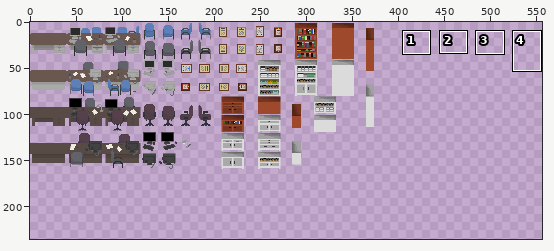
Two versions of one sprite sheet, ProyectosSDL/HolaSDL/levels/TileSheet-ConsultasDespachos.png. Above: a wide view before the commit, with the close-up outlined.
Close-up. The starting point:
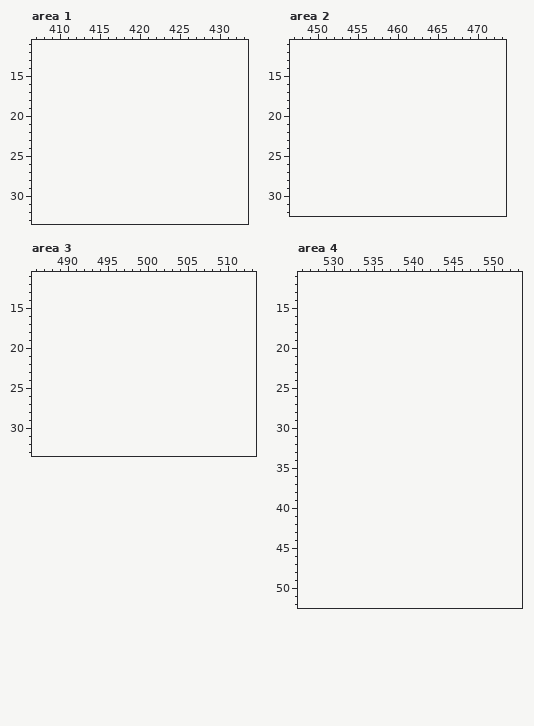
The file is 380x160 pixels. Colours within 5 levels of each other are drawn and written as one. Shown: area 1: x 407..433, y 11..33; area 2: x 447..473, y 11..32; area 3: x 486..513, y 11..33; area 4: x 526..553, y 11..52. The old version is drawn lined up with the new one, on the new canvas. The wide view leaves out empty margins. The commit also changed other parts of the picture, which this record leaves out.
The result:
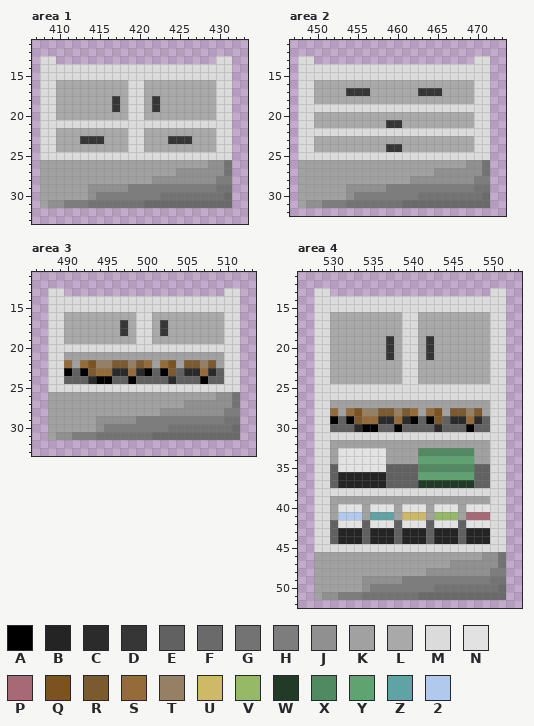
Palette (. is transparent): A #000000  B #242424  C #2b2b2b  D #363636  E #616161  F #6a6a6a  G #737373  H #7d7d7d  J #909090  K #a1a1a1  L #a9a9a9  M #dbdbdb  N #e2e2e2  P #a76975  Q #7c5320  R #7c5a2f  S #956c39  T #958066  U #cdb966  V #95b966  W #223b29  X #508a60  Y #5fa371  Z #5fa3a5  2 #b0c9ed
Difference:
canvas 380x160 -> 560x240
Changed rows in their new state; - is an unchanged pixel.
Area 1:
first column x 408:
13 MM--------------------MM
14 MMMMMMMMMMMMMMMMMMMMMMMM
15 MMMMMMMMMMMMMMMMMMMMMMMM
16 MMLLLLLLLLLMMLLLLLLLLLMM
17 MMLLLLLLLLLMMLLLLLLLLLMM
18 MMLLLLLLLDLMMLDLLLLLLLMM
19 MMLLLLLLLDLMMLDLLLLLLLMM
20 MMLLLLLLLLLMMLLLLLLLLLMM
21 MMMMMMMMMMMMMMMMMMMMMMMM
22 MMLLLLLLLLLMMLLLLLLLLLMM
23 MMLLLDDDLLLMMLLLDDDLLLMM
24 MMLLLLLLLLLMMLLLLLLLLLMM
25 MMMMMMMMMMMMMMMMMMMMMMMM
26 KKKKKKKKKKKKKKKKKKKKKJJG
27 KKKKKKKKKKKKKKKKKJJJJJJG
28 KKKKKKKKKKKKKKJJJJJJJJHH
29 KKKKKKJJJJJHHHHHHHHHHHGG
30 KKKKKKJHHHHHHHHGGGGGGGGF
31 KJJHHHGGGGGGGFFFFFFFFFFF
Area 2:
first column x 448:
13 MM--------------------MM
14 MMMMMMMMMMMMMMMMMMMMMMMM
15 MMMMMMMMMMMMMMMMMMMMMMMM
16 MMLLLLLLLLLLLLLLLLLLLLMM
17 MMLLLLDDDLLLLLLDDDLLLLMM
18 MMLLLLLLLLLLLLLLLLLLLLMM
19 MMMMMMMMMMMMMMMMMMMMMMMM
20 MMLLLLLLLLLLLLLLLLLLLLMM
21 MMLLLLLLLLLDDLLLLLLLLLMM
22 MMMMMMMMMMMMMMMMMMMMMMMM
23 MMLLLLLLLLLLLLLLLLLLLLMM
24 MMLLLLLLLLLDDLLLLLLLLLMM
25 MMMMMMMMMMMMMMMMMMMMMMMM
26 KKKKKKKKKKKKKKKKKKKKKJJG
27 KKKKKKKKKKKKKKKKKJJJJJJG
28 KKKKKKKKKKKKKKJJJJJJJJHH
29 KKKKKKJJJJJHHHHHHHHHHHGG
30 KKKKKKJHHHHHHHHGGGGGGGGF
31 KJJHHHGGGGGGGFFFFFFFFFFF
Area 3:
first column x 488:
13 MM--------------------MM
14 MMMMMMMMMMMMMMMMMMMMMMMM
15 MMMMMMMMMMMMMMMMMMMMMMMM
16 MMLLLLLLLLLMMLLLLLLLLLMM
17 MMLLLLLLLDLMMLDLLLLLLLMM
18 MMLLLLLLLDLMMLDLLLLLLLMM
19 MMLLLLLLLLLMMLLLLLLLLLMM
20 MMMMMMMMMMMMMMMMMMMMMMMM
21 MMKKKKKKKKKKKKKKKKKKKKMM
22 MMSKSQTTRRTRSKSQKRRTRKMM
23 MMAEARSSCCSCAEARECCSCEMM
24 MMEEECAAEEAEEEECEEEAEEMM
25 MMMMMMMMMMMMMMMMMMMMMMMM
26 KKKKKKKKKKKKKKKKKKKKKJJG
27 KKKKKKKKKKKKKKKKKJJJJJJG
28 KKKKKKKKKKKKKKJJJJJJJJHH
29 KKKKKKJJJJJHHHHHHHHHHHGG
30 KKKKKKJHHHHHHHHGGGGGGGGF
31 KJJHHHGGGGGGGFFFFFFFFFFF
Area 4:
first column x 528:
13 MM--------------------MM
14 MMMMMMMMMMMMMMMMMMMMMMMM
15 MMMMMMMMMMMMMMMMMMMMMMMM
16 MMLLLLLLLLLMMLLLLLLLLLMM
17 MMLLLLLLLLLMMLLLLLLLLLMM
18 MMLLLLLLLLLMMLLLLLLLLLMM
19 MMLLLLLLLDLMMLDLLLLLLLMM
20 MMLLLLLLLDLMMLDLLLLLLLMM
21 MMLLLLLLLDLMMLDLLLLLLLMM
22 MMLLLLLLLLLMMLLLLLLLLLMM
23 MMLLLLLLLLLMMLLLLLLLLLMM
24 MMLLLLLLLLLMMLLLLLLLLLMM
25 MMMMMMMMMMMMMMMMMMMMMMMM
26 MMMMMMMMMMMMMMMMMMMMMMMM
27 MMKKKKKKKKKKKKKKKKKKKKMM
28 MMSKSQTTRRTRSKSQKRRTRKMM
29 MMAEARSSCCSCAEARECCSCEMM
30 MMEEECAAEEAEEEECEEEAEEMM
31 MMMMMMMMMMMMMMMMMMMMMMMM
32 MMKKKKKKKKKKKKKKKKKKKKMM
33 MMKNNNNNNKKKKXXXXXXXKKMM
34 MMKNNNNNNKKKKYYYYYYYKKMM
35 MMENNNNNNEEEEXXXXXXXEEMM
36 MMEBBBBBBEEEEYYYYYYYEEMM
37 MMEBBBBBBEEEEWWWWWWWEEMM
38 MMMMMMMMMMMMMMMMMMMMMMMM
39 MMKKKKKKKKKKKKKKKKKKKKMM
40 MMKNNNKNNNKNNNKNNNKNNNMM
41 MMK222KZZZKUUUKVVVKPPPMM
42 MMENNNENNNENNNENNNENNNMM
43 MMEBBBEBBBEBBBEBBBEBBBMM
44 MMEBBBEBBBEBBBEBBBEBBBMM
45 MMMMMMMMMMMMMMMMMMMMMMMM
46 KKKKKKKKKKKKKKKKKKKKKJJG
47 KKKKKKKKKKKKKKKKKJJJJJJG
48 KKKKKKKKKKKKKKJJJJJJJJHH
49 KKKKKKJJJJJHHHHHHHHHHHGG
50 KKKKKKJHHHHHHHHGGGGGGGGF
51 KJJHHHGGGGGGGFFFFFFFFFFF
